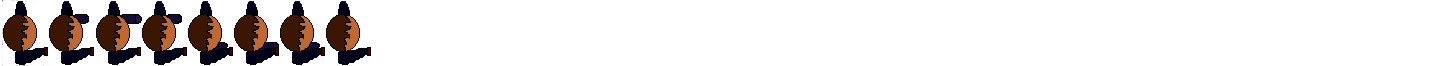
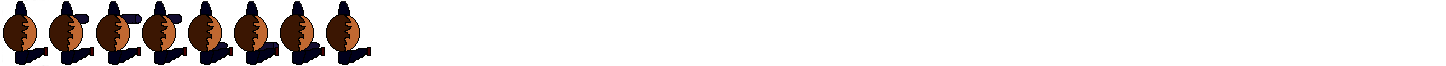
Layers edited between the first and the second (1446, 66) image:
painted on "Layer 3" over [2, 0, 44, 66]
